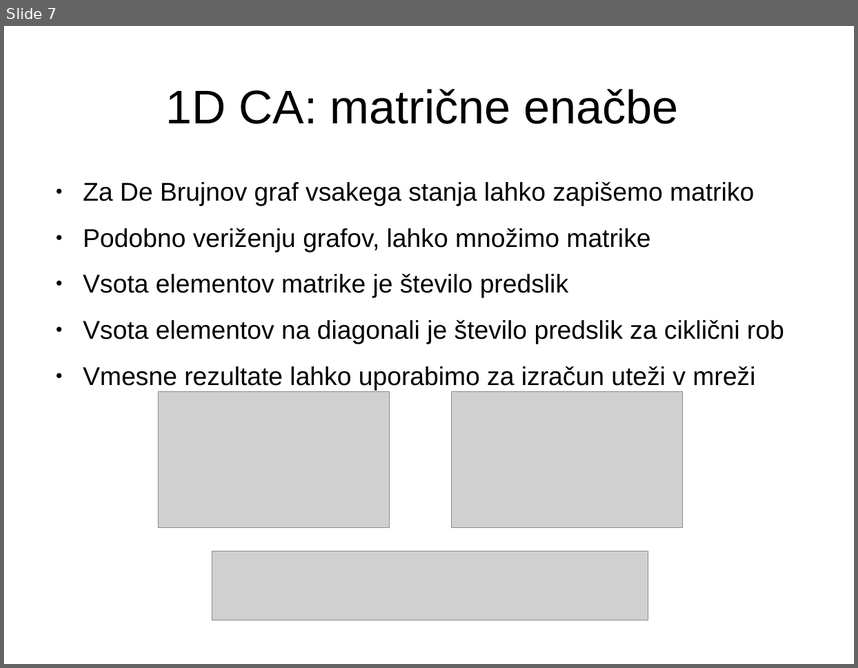
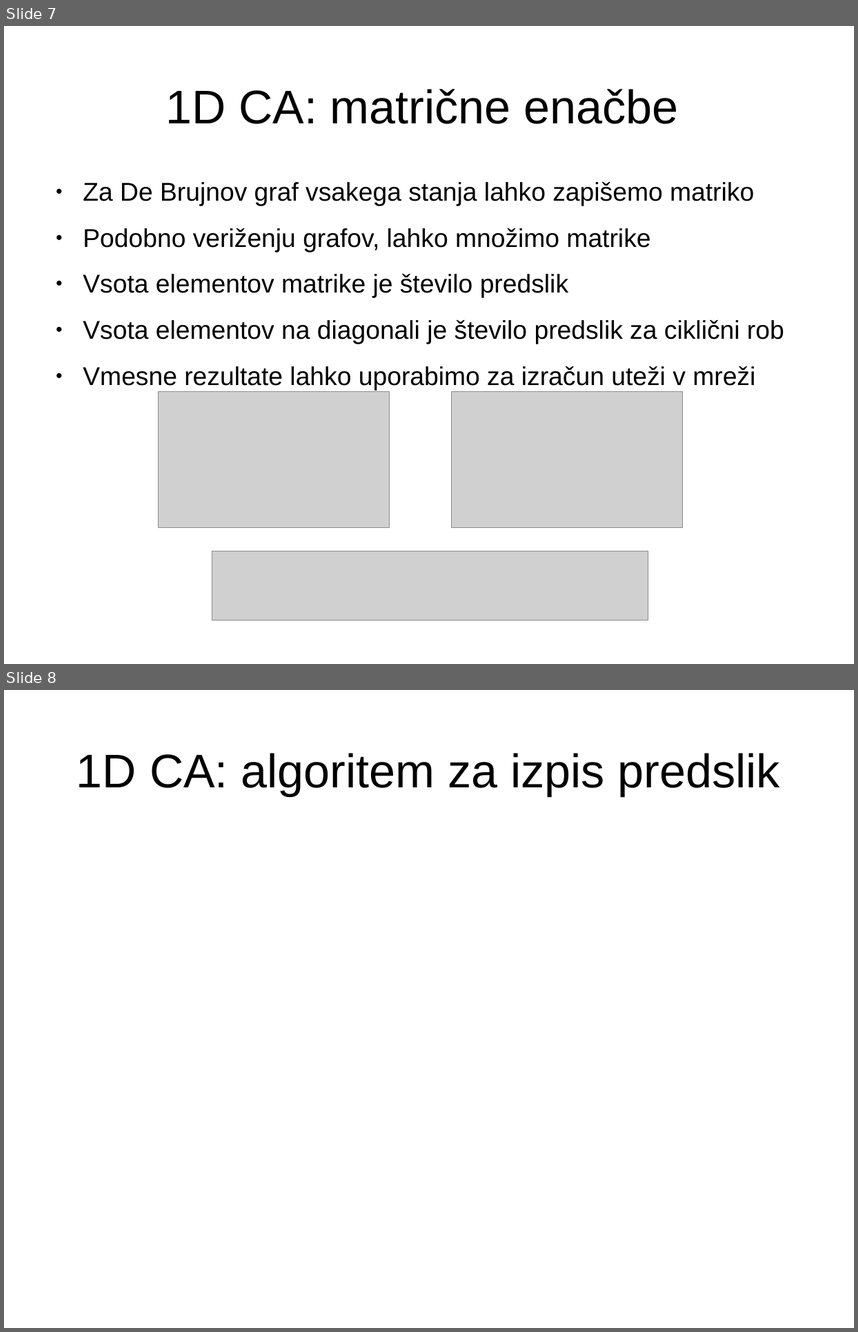
Before and after one commit to jeras/fri-latex-templates, a slide deck: predstavitev/predstavitev.odp. Shown one above the other, each under a label of ours: slide 7 before the commit, slides 7 and 8 after it. The pictures are 858x668 and 858x1332 pixels, drawn with LibreOffice and Linux fonts; fonts in the diff are those of the drawing; grey boxes stand for pictures. Boxes give left, top, right and bottom in pixels: in the first picture for what was removed or moved away, otherwise in the second. Text is boxed around its words. In the diff, an @@ line names an element or a change of style, - is before the commit and + after.

```diff
--- a/predstavitev/predstavitev.odp
+++ b/predstavitev/predstavitev.odp
@@ slide 8 added at bbox=[4, 690, 854, 1328], background #FFFFFF @@
@@ title added at bbox=[76, 753, 780, 796], 44 pt, text #000000 @@
+1D CA: algoritem za izpis predslik
```
Also in this commit, not shown: 7 other slides added.
